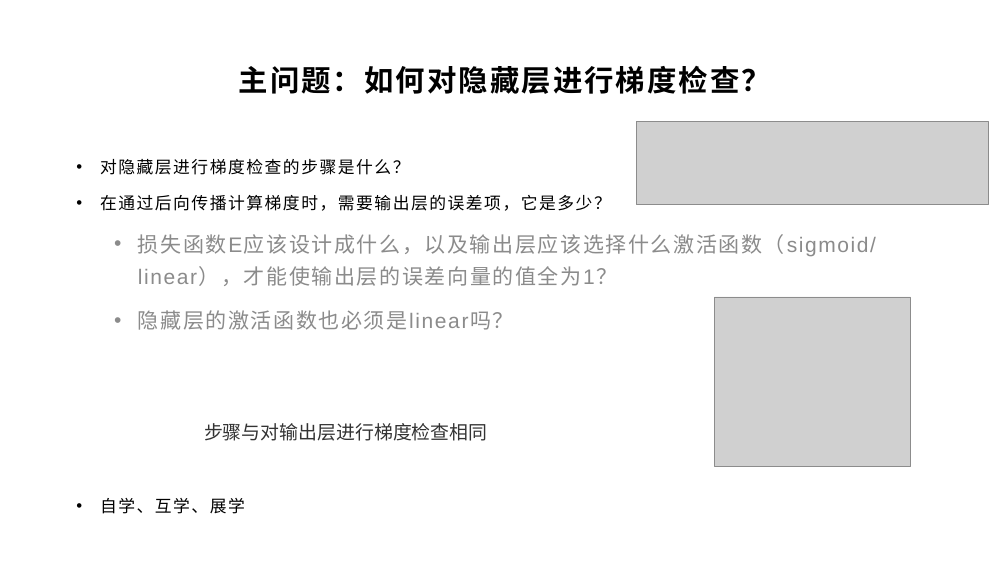
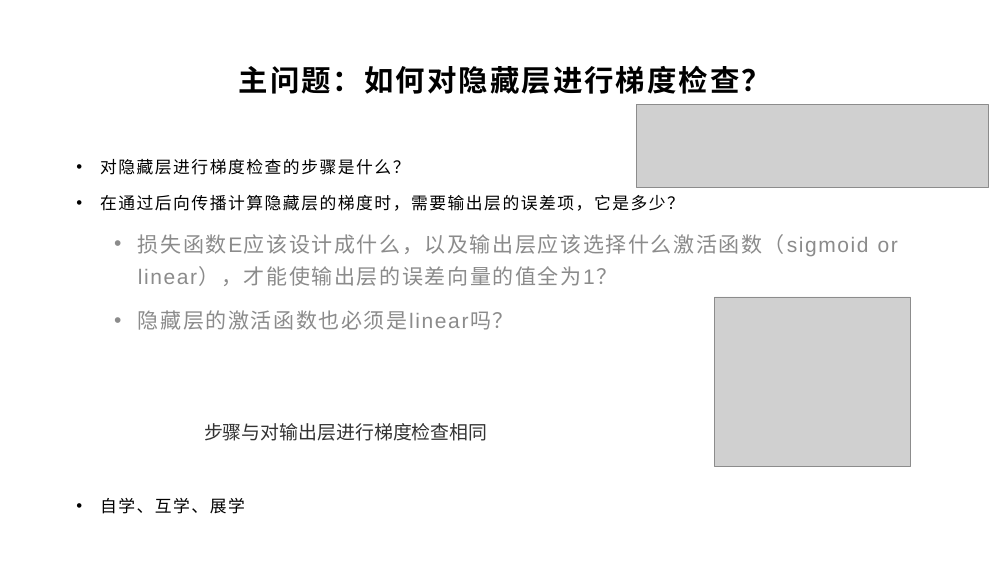
Before and after one commit to yyc-git/DeepLearningEdu, a slide deck: slide 19 of lessons/4_gradient_check/ppt/全连接层的梯度检查.pptx. Drawn at 1008x567 pixels with LibreOffice and Linux fonts; fonts in the diff are those of the drawing; grey boxes stand for pictures; background and template pictures are left out. Boxes give left, top, right and bottom in pixels: in the first picture for what was removed or moved away, otherwise in the second. Text is boxed around its words. In the diff, an @@ line names an element or a change of style, - is before the commit and + after.

```diff
--- a/lessons/4_gradient_check/ppt/全连接层的梯度检查.pptx
+++ b/lessons/4_gradient_check/ppt/全连接层的梯度检查.pptx
@@ picture: place and size @@
-picture at (637, 122, 988, 205)
+picture at (637, 104, 988, 188)
@@ text at (100, 195, 898, 286): text changed @@
-• 在通过后向传播计算梯度时，需要输出层的误差项，它是多少？
-  • 损失函数E应该设计成什么，以及输出层应该选择什么激活函数（sigmoid/linear），才能使输出层的误差向量的值全为1？
+• 在通过后向传播计算隐藏层的梯度时，需要输出层的误差项，它是多少？
+  • 损失函数E应该设计成什么，以及输出层应该选择什么激活函数（sigmoid or linear），才能使输出层的误差向量的值全为1？
```
Also in this commit, not shown: 1 other slide changed.
